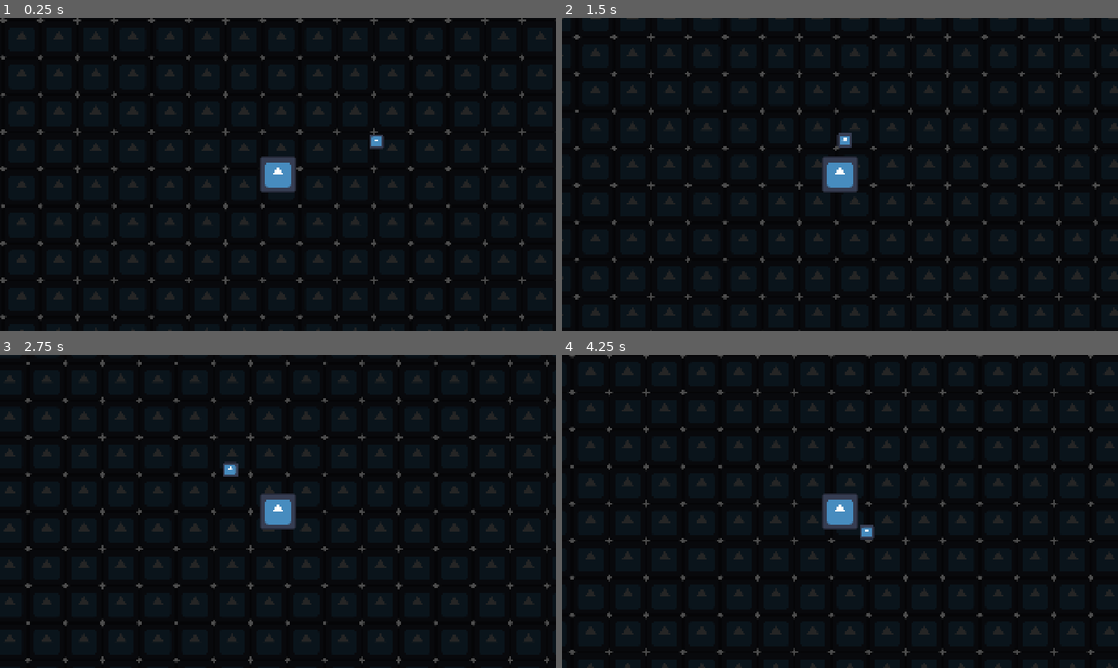
Above: before the commit, frames 1-4 (two rows, left to right).
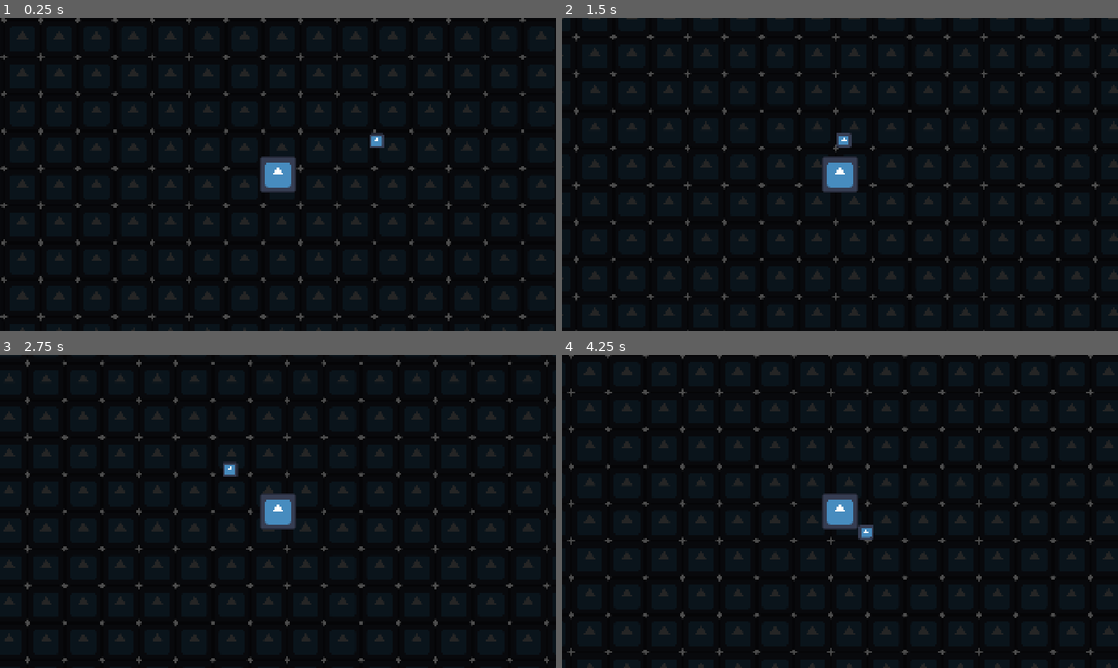
Above: after the commit, the same moments.

Repository: Lightbringer453/DungeonLB
Game: Godot game, scene res://scenes/main_game.tscn
Same seed, same stepped clock (60 frames per second), same inputs: the game is played once before the commit and once after it. The engine's default icon, where the game draws it, is replaced by a stand-in: a white triangle on a blue panel in a dark square.
Inputs:
- Up to frame 1 (0.25 s): no input
- Up to frame 2 (1.5 s): hold Right (ui_right) 0.53-1.28 s; hold Down (ui_down) from 1.28 s (still down)
- Up to frame 3 (2.75 s): release Down (ui_down) at 2.03 s; hold Right (ui_right) from 2.03 s (still down)
- Up to frame 4 (4.25 s): release Right (ui_right) at 2.78 s; hold Up (ui_up) 2.78-3.53 s; hold Left (ui_left) from 3.53 s (still down)

The runs differ from the first frame. In frame 1, 1.6% of the frame differs, in the area x 0-99%, y 0-100%; in frame 2, 0.7%; in frame 3, 0.8%; in frame 4, 1.3%.

Commit message:
feat: implement health component and hitbox system

Diff:
--- a/scenes/enemies/slime.gd
+++ /dev/null
@@ -1,36 +0,0 @@
-extends CharacterBody2D
-
-# Slime'ın hareket hızı.
-@export var move_speed: float = 120.0
-
-# Slime oyuncuya bu mesafeden daha yakınsa hareket etmeyi bırakır.
-@export var stopping_distance: float = 45.0
-
-# Oyuncu node'unu burada tutacağız.
-var player: CharacterBody2D
-
-
-func _ready() -> void:
-	player = get_tree().current_scene.get_node("Player") as CharacterBody2D
-
-	if player == null:
-		push_warning("Player bulunamadı.")
-
-func _physics_process(_delta: float) -> void:
-	# Oyuncu bulunamadıysa hareket etme.
-	if player == null:
-		velocity = Vector2.ZERO
-		return
-
-	# Slime ile oyuncu arasındaki mesafeyi hesapla.
-	var distance_to_player: float = global_position.distance_to(player.global_position)
-
-	# Oyuncuya yeterince uzaktaysa ona doğru hareket et.
-	if distance_to_player > stopping_distance:
-		var direction: Vector2 = global_position.direction_to(player.global_position)
-		velocity = direction * move_speed
-	else:
-		# Oyuncuya çok yaklaştığında dur.
-		velocity = Vector2.ZERO
-
-	move_and_slide()
--- a/scenes/enemies/slime.tscn
+++ b/scenes/enemies/slime.tscn
@@ -1,10 +1,13 @@
 [gd_scene format=3 uid="uid://bjxptutjkl18h"]
 
-[ext_resource type="Script" uid="uid://ccvn5u67soet2" path="res://scenes/enemies/slime.gd" id="1_ahq63"]
+[ext_resource type="Script" uid="uid://ccvn5u67soet2" path="res://scripts/enemies/slime.gd" id="1_ahq63"]
 [ext_resource type="Texture2D" uid="uid://dlqmned1lon18" path="res://icon.svg" id="1_rldp6"]
 
 [sub_resource type="CircleShape2D" id="CircleShape2D_dvog6"]
 radius = 25.0
+
+[sub_resource type="CircleShape2D" id="CircleShape2D_a2bue"]
+radius = 26.0
 
 [node name="Slime" type="CharacterBody2D" unique_id=688680531]
 motion_mode = 1
@@ -16,3 +19,10 @@
 
 [node name="CollisionShape2D" type="CollisionShape2D" parent="." unique_id=835695556]
 shape = SubResource("CircleShape2D_dvog6")
+
+[node name="Hitbox" type="Area2D" parent="." unique_id=1040099666]
+collision_layer = 0
+collision_mask = 2
+
+[node name="CollisionShape2D" type="CollisionShape2D" parent="Hitbox" unique_id=1186910385]
+shape = SubResource("CircleShape2D_a2bue")
--- a/scenes/main_game.tscn
+++ b/scenes/main_game.tscn
@@ -1,6 +1,6 @@
 [gd_scene format=3 uid="uid://bva4uw7v70f8e"]
 
-[ext_resource type="PackedScene" uid="uid://coodly1g6rvok" path="res://scenes/player.tscn" id="1_s3esy"]
+[ext_resource type="PackedScene" uid="uid://coodly1g6rvok" path="res://scenes/player/player.tscn" id="1_s3esy"]
 [ext_resource type="Texture2D" uid="uid://dlqmned1lon18" path="res://icon.svg" id="2_72e8q"]
 [ext_resource type="PackedScene" uid="uid://bjxptutjkl18h" path="res://scenes/enemies/slime.tscn" id="3_d2op2"]
 
@@ -16,9 +16,7 @@
 stretch_mode = 1
 
 [node name="Player" parent="." unique_id=1889006784 instance=ExtResource("1_s3esy")]
-position = Vector2(544, 557)
-motion_mode = 1
+position = Vector2(542, 559)
 
 [node name="Slime" parent="." unique_id=688680531 instance=ExtResource("3_d2op2")]
 position = Vector2(912, 434)
-motion_mode = 1
--- a/scenes/player.tscn
+++ b/scenes/player/player.tscn
@@ -1,10 +1,14 @@
 [gd_scene format=3 uid="uid://coodly1g6rvok"]
 
 [ext_resource type="Texture2D" uid="uid://dlqmned1lon18" path="res://icon.svg" id="1_4flbx"]
-[ext_resource type="Script" uid="uid://c27c3mr5urvev" path="res://scripts/player.gd" id="1_onrkg"]
+[ext_resource type="Script" uid="uid://c27c3mr5urvev" path="res://scripts/player/player.gd" id="1_onrkg"]
+[ext_resource type="Script" uid="uid://bt5tdua0rmte7" path="res://scripts/components/health_component.gd" id="3_gmlin"]
 
 [sub_resource type="RectangleShape2D" id="RectangleShape2D_dvog6"]
 size = Vector2(108, 112)
+
+[sub_resource type="CircleShape2D" id="CircleShape2D_dvog6"]
+radius = 65.27634
 
 [node name="Player" type="CharacterBody2D" unique_id=1889006784]
 motion_mode = 1
@@ -18,3 +22,13 @@
 shape = SubResource("RectangleShape2D_dvog6")
 
 [node name="Camera2D" type="Camera2D" parent="." unique_id=702753296]
+
+[node name="Hurtbox" type="Area2D" parent="." unique_id=1971677434]
+collision_layer = 2
+collision_mask = 0
+
+[node name="CollisionShape2D" type="CollisionShape2D" parent="Hurtbox" unique_id=1219620198]
+shape = SubResource("CircleShape2D_dvog6")
+
+[node name="HealthComponent" type="Node" parent="." unique_id=1737332100]
+script = ExtResource("3_gmlin")
--- /dev/null
+++ b/scripts/components/health_component.gd
@@ -0,0 +1,29 @@
+extends Node
+
+signal health_changed(current_health: int)
+signal died
+
+@export var max_health: int = 100
+
+var current_health: int
+
+
+func _ready() -> void:
+	current_health = max_health
+
+
+func take_damage(amount: int) -> void:
+	current_health -= amount
+	current_health = max(current_health, 0)
+
+	health_changed.emit(current_health)
+
+	if current_health <= 0:
+		died.emit()
+
+
+func heal(amount: int) -> void:
+	current_health += amount
+	current_health = min(current_health, max_health)
+
+	health_changed.emit(current_health)
--- /dev/null
+++ b/scripts/enemies/slime.gd
@@ -0,0 +1,70 @@
+extends CharacterBody2D
+
+@export var move_speed: float = 120.0
+@export var stopping_distance: float = 45.0
+@export var damage: int = 10
+@export var attack_cooldown: float = 1.0
+
+var player: CharacterBody2D
+var can_attack: bool = true
+
+@onready var hitbox: Area2D = $Hitbox
+
+
+func _ready() -> void:
+	player = get_tree().current_scene.get_node("Player") as CharacterBody2D
+
+	if player == null:
+		push_warning("Player bulunamadı.")
+		return
+
+	hitbox.area_entered.connect(_on_hitbox_area_entered)
+
+
+func _physics_process(_delta: float) -> void:
+	if player == null:
+		velocity = Vector2.ZERO
+		return
+
+	var distance_to_player: float = global_position.distance_to(
+		player.global_position
+	)
+
+	if distance_to_player > stopping_distance:
+		var direction: Vector2 = global_position.direction_to(
+			player.global_position
+		)
+
+		velocity = direction * move_speed
+	else:
+		velocity = Vector2.ZERO
+
+	move_and_slide()
+
+
+func _on_hitbox_area_entered(area: Area2D) -> void:
+	if area.name != "Hurtbox":
+		return
+
+	attack(area)
+
+
+func attack(hurtbox: Area2D) -> void:
+	if not can_attack:
+		return
+
+	var target := hurtbox.get_parent()
+	var health_component := target.get_node_or_null("HealthComponent")
+
+	if health_component == null:
+		push_warning("Hedefte HealthComponent bulunamadı.")
+		return
+
+	health_component.take_damage(damage)
+	print("Player health: ", health_component.current_health)
+
+	can_attack = false
+
+	await get_tree().create_timer(attack_cooldown).timeout
+
+	can_attack = true
--- a/scripts/player.gd
+++ b/scripts/player/player.gd
@@ -1,6 +1,13 @@
 extends CharacterBody2D
 
 @export var speed: float = 300.0
+
+@onready var health_component = $HealthComponent
+
+
+func _ready() -> void:
+	health_component.died.connect(_on_died)
+
 
 func _physics_process(_delta: float) -> void:
 	var direction = Input.get_vector(
@@ -12,3 +19,7 @@
 
 	velocity = direction * speed
 	move_and_slide()
+
+
+func _on_died() -> void:
+	print("Player died")
Not shown, added: scripts/components/health_component.gd.uid
Renamed: scenes/enemies/slime.gd.uid -> scripts/enemies/slime.gd.uid
Renamed: scripts/player.gd.uid -> scripts/player/player.gd.uid
